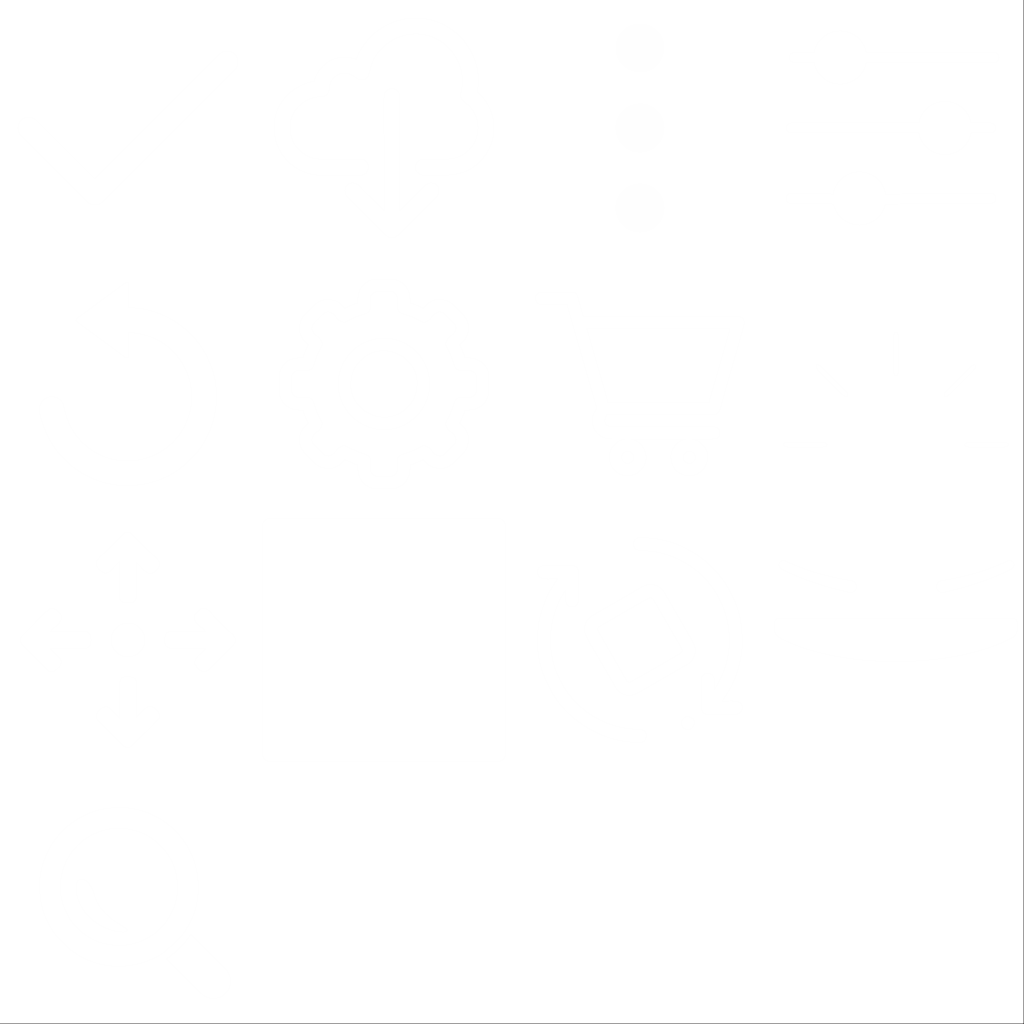
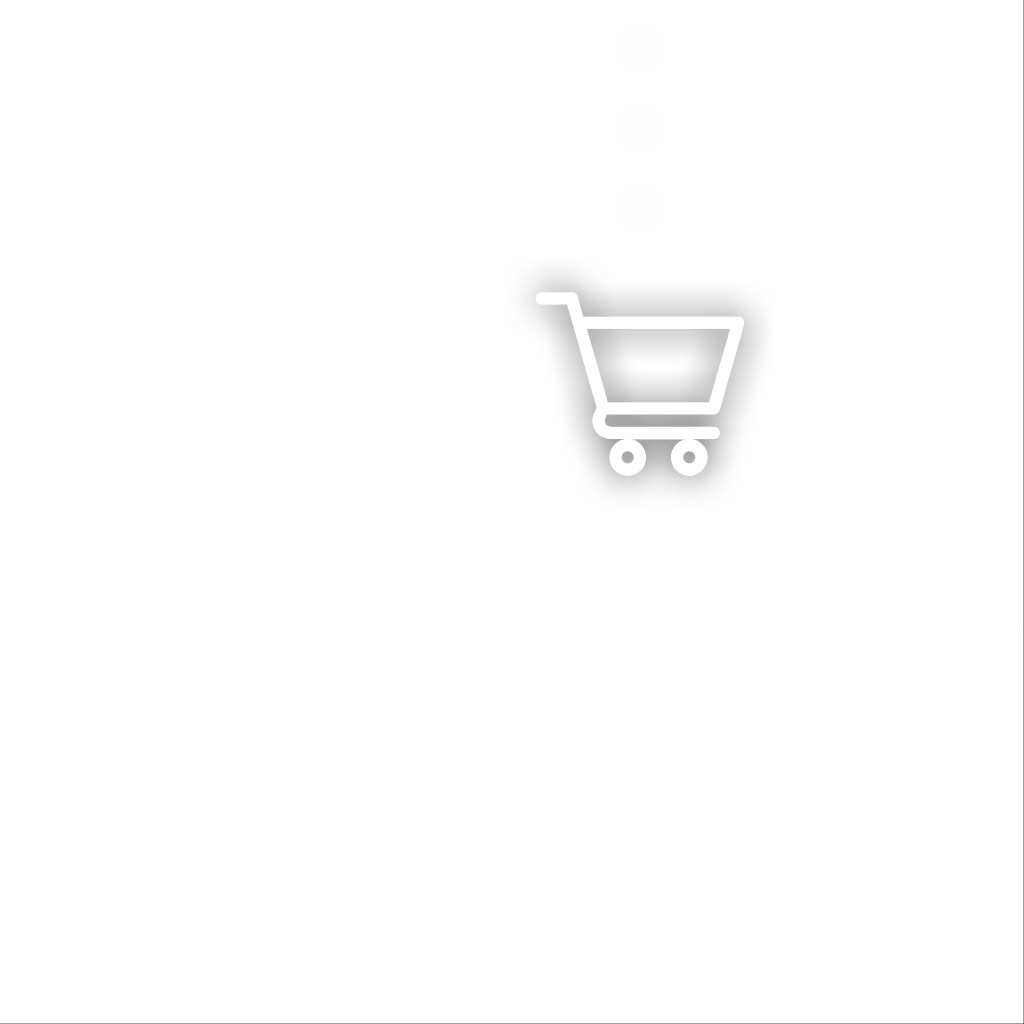
Before/after of a w=1024, h=1024 layered artwork. What changed in the layer stack:
added layer "Chart" above "Capa 2" over box(535, 292, 745, 476)
